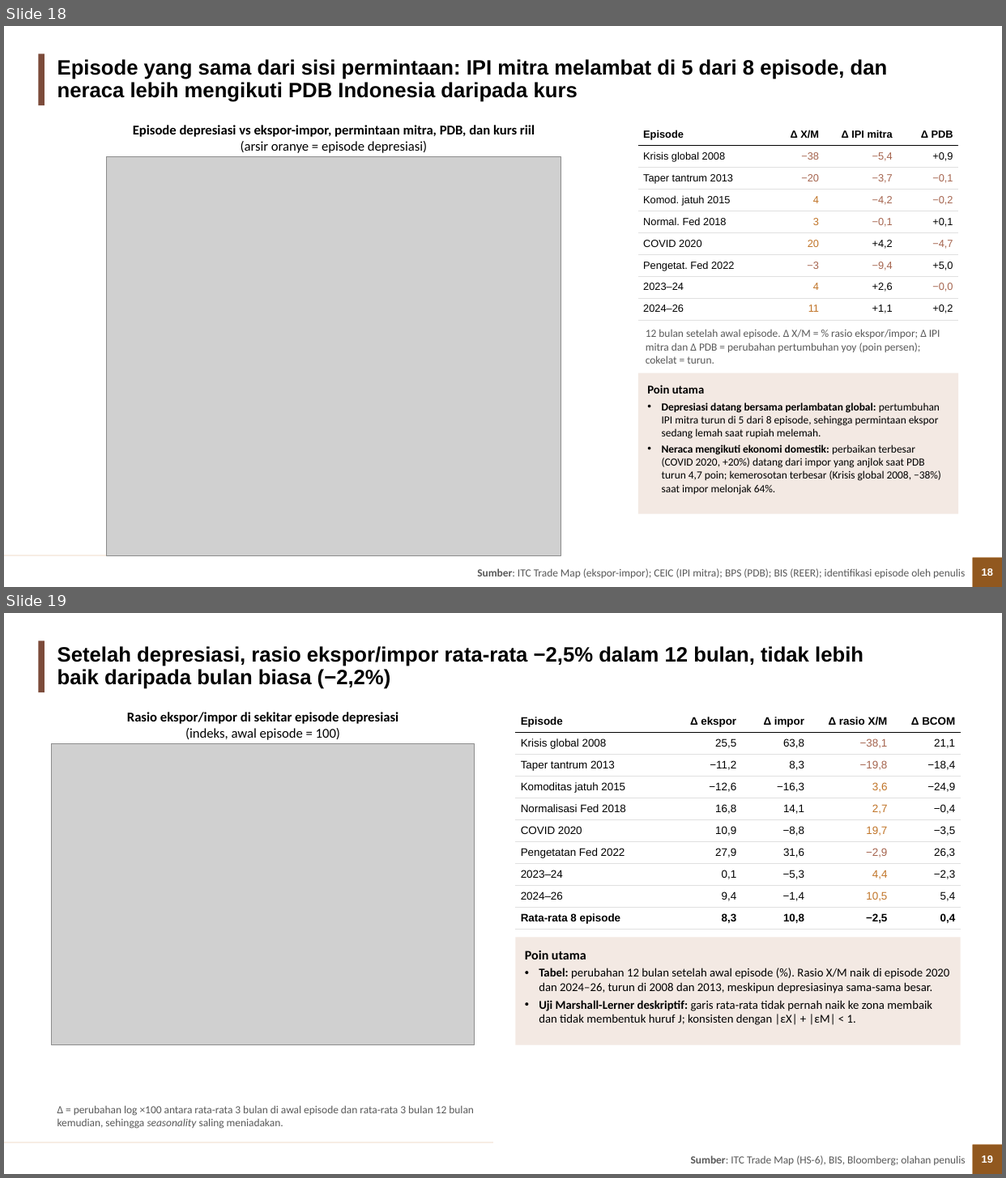
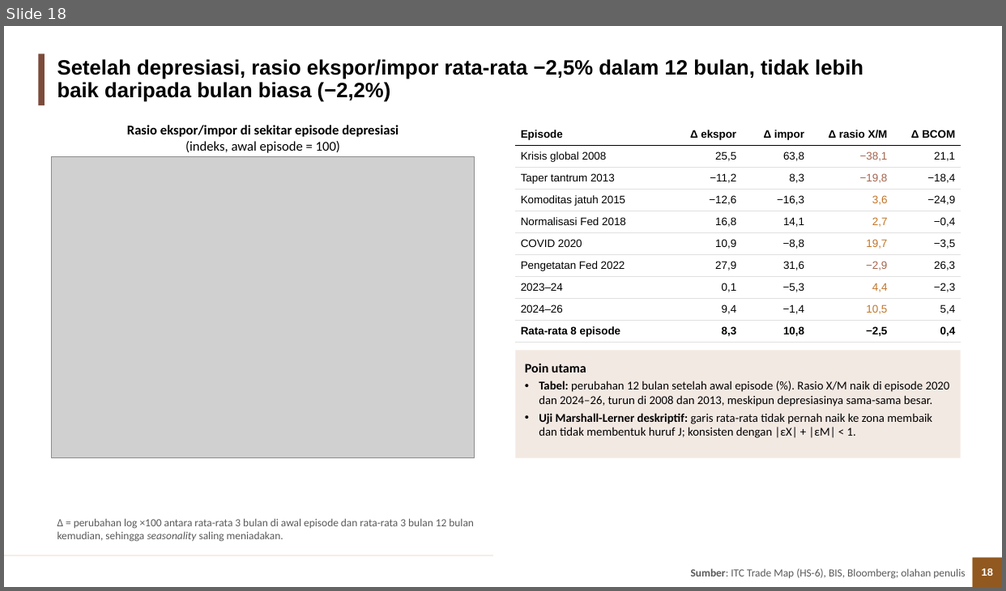
Before and after one commit to muhamadhaikal128/Pengaruh-Depresiasi-Rupiah-Terhadap-Trade-Balance, a slide deck: Haikal/output/3_ppt/Depresiasi_Rupiah_Trade_Balance.pptx. Shown one above the other, each under a label of ours: slides 18 and 19 before the commit, slide 18 after it. The pictures are 1006x1178 and 1006x591 pixels, drawn with LibreOffice and Linux fonts; fonts in the diff are those of the drawing; grey boxes stand for pictures; background and template pictures are left out. Boxes give left, top, right and bottom in pixels: in the first picture for what was removed or moved away, otherwise in the second. Text is boxed around its words. In the diff, an @@ line names an element or a change of style, - is before the commit and + after.

Commit message:
Haikal: gabung slide episode (kurs, neraca, BCOM, IPI mitra tertimbang), script 12 IPI 10 mitra + Excel bobot ekspor/perdagangan/PDB

```diff
--- a/Haikal/output/3_ppt/Depresiasi_Rupiah_Trade_Balance.pptx
+++ b/Haikal/output/3_ppt/Depresiasi_Rupiah_Trade_Balance.pptx
@@ slide 18 removed at [4, 26, 1002, 587], background #FFFFFF; not listed: 4 template elements that a slide beside it also shows @@
@@ title removed at [57, 59, 888, 102] @@
-Episode yang sama dari sisi permintaan: IPI mitra melambat di 5 dari 8 episode, dan neraca lebih mengikuti PDB Indonesia daripada kurs
@@ text removed at [133, 125, 535, 153] @@
-Episode depresiasi vs ekspor-impor, permintaan mitra, PDB, dan kurs riil
-(arsir oranye = episode depresiasi)
@@ table removed at [638, 124, 957, 320], 9 rows, 4 columns @@
-Episode | Δ X/M | Δ IPI mitra | Δ PDB
-Krisis global 2008 | −38 | −5,4 | +0,9
-Taper tantrum 2013 | −20 | −3,7 | −0,1
-Komod. jatuh 2015 | 4 | −4,2 | −0,2
-Normal. Fed 2018 | 3 | −0,1 | +0,1
-COVID 2020 | 20 | +4,2 | −4,7
-Pengetat. Fed 2022 | −3 | −9,4 | +5,0
-2023–24 | 4 | +2,6 | −0,0
-2024–26 | 11 | +1,1 | +0,2
@@ picture removed at [107, 157, 561, 556] @@
@@ text removed at [646, 329, 940, 364] @@
-12 bulan setelah awal episode. Δ X/M = % rasio ekspor/impor; Δ IPI mitra dan Δ PDB = perubahan pertumbuhan yoy (poin persen); cokelat = turun.
@@ rectangle removed at [638, 373, 958, 514] @@
-Poin utama
-• Depresiasi datang bersama perlambatan global: pertumbuhan IPI mitra turun di 5 dari 8 episode, sehingga permintaan ekspor sedang lemah saat rupiah melemah.
-• Neraca mengikuti ekonomi domestik: perbaikan terbesar (COVID 2020, +20%) datang dari impor yang anjlok saat PDB turun 4,7 poin; kemerosotan terbesar (Krisis global 2008, −38%) saat impor melonjak 64%.
@@ text removed at [477, 569, 965, 578] @@
-Sumber: ITC Trade Map (ekspor-impor); CEIC (IPI mitra); BPS (PDB); BIS (REER); identifikasi episode oleh penulis
@@ what was slide 19 is now slide 18 @@
```
Also in this commit, not shown: 1 slide changed, 8 other files.
